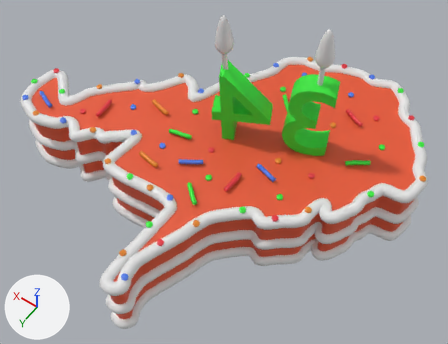
The glTF model resources/models/WVCake.glb: old version first, new version second.
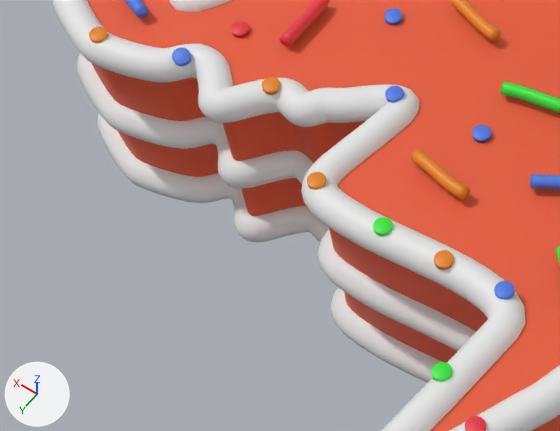
The first picture shows the older version from a 50 mm lens placed at (-2.48, 4.21, 5.01), pointed at (0.03, 0.69, -0.52). The close-ups show both versions on the part from 1% to 42% of the width and 30% to 71% of the height of that picture; other places that the commit changed are outside them. The axes (+X, +Y, +Z) are drawn at lower left. The lights are the same throughout. Where no turn or scale is listed for an object, it has been applied to the vertices.

The first close-up shows 'ConfettiSprinkleMesh.001', 'ConfettiSprinkleMesh.004', 'ConfettiSprinkleMesh2.003', 'ConfettiSprinkleMesh4.002', 'Layer1.001', 'Layer2.001', 'Layer2.002', 'SimplifiedWV.001'.
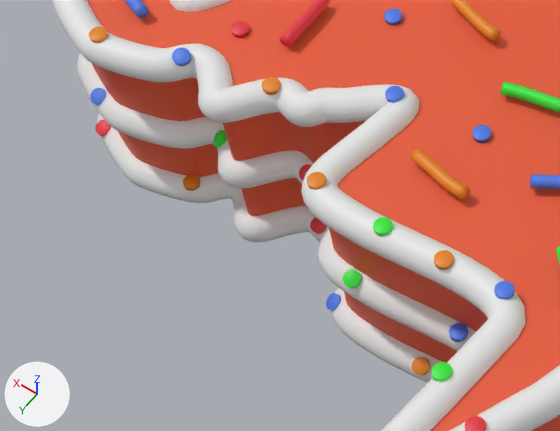
The change in detail:
Mesh me_cylinder_110 is new.
It has 32 vertices, 60 faces and spans x -0.0362..0.0362, y -0.0363..0.0363, z -0.0303..0.0303.
It uses material mat_confettimaterial1 (orange #e7851c).
Mesh me_cylinder_107 is new.
It has 32 vertices, 60 faces and spans x -0.0365..0.0365, y -0.036..0.036, z -0.0136..0.0136.
It uses material mat_confettimaterial1 (orange #e7851c).
Mesh me_cylinder_095 is new.
It has 32 vertices, 60 faces and spans x -0.036..0.036, y -0.0377..0.0377, z -0.0258..0.0258.
It uses material mat_confettimaterial4 (red #e73340).
Mesh me_cylinder_089 is new.
It has 32 vertices, 60 faces and spans x -0.0378..0.0378, y -0.0374..0.0374, z -0.0286..0.0286.
It uses material mat_confettimaterial4 (red #e73340).
Mesh me_cylinder_083 is new.
It has 32 vertices, 60 faces and spans x -0.036..0.036, y -0.0376..0.0376, z -0.0258..0.0258.
It uses material mat_confettimaterial3 (blue #4d79e7).
Mesh me_cylinder_082 is new.
It has 32 vertices, 60 faces and spans x -0.0375..0.0375, y -0.0367..0.0367, z -0.0328..0.0328.
It uses material mat_confettimaterial2 (green #35e739).
Mesh me_cylinder_081 is new.
It has 32 vertices, 60 faces and spans x -0.0373..0.0373, y -0.0371..0.0371, z -0.0282..0.0282.
It uses material mat_confettimaterial4 (red #e73340).
Mesh me_cylinder_080 is new.
It has 32 vertices, 60 faces and spans x -0.0367..0.0367, y -0.036..0.036, z -0.0143..0.0143.
It uses material mat_confettimaterial3 (blue #4d79e7).
Mesh me_cylinder_079 is new.
It has 32 vertices, 60 faces and spans x -0.0377..0.0377, y -0.0377..0.0377, z -0.0271..0.0271.
It uses material mat_confettimaterial2 (green #35e739).
Mesh me_cylinder_111 is new.
It has 32 vertices, 60 faces and spans x -0.038..0.038, y -0.0365..0.0365, z -0.0317..0.0317.
It uses material mat_confettimaterial3 (blue #4d79e7).
Object 'ConfettiDisk.023' (ob_confettidisk_023) is new; it shows me_cylinder_110.
Its location is (0.729, 1.407, -1.285).
Object 'ConfettiDisk.022' (ob_confettidisk_022) is new; it shows me_cylinder_107.
Its location is (2.132, 1.264, -1.274).
Object 'ConfettiDisk4.025' (ob_confettidisk4_025) is new; it shows me_cylinder_095.
Its location is (2.675, 1.259, -1.287).
Object 'ConfettiDisk4.019' (ob_confettidisk4_019) is new; it shows me_cylinder_089.
Its location is (1.539, 1.112, -1.287).
Object 'ConfettiDisk3.020' (ob_confettidisk3_020) is new; it shows me_cylinder_083.
Its location is (2.518, 1.319, -0.922).
Object 'ConfettiDisk.018' (ob_confettidisk_018) is new; it shows me_cylinder_082.
Its location is (1.938, 1.193, -0.923).
Object 'ConfettiDisk4.016' (ob_confettidisk4_016) is new; it shows me_cylinder_081.
Its location is (1.525, 1.116, -0.927).
Object 'ConfettiDisk3.019' (ob_confettidisk3_019) is new; it shows me_cylinder_080.
Its location is (0.52, 1.375, -0.909).
Object 'ConfettiDisk2.022' (ob_confettidisk2_022) is new; it shows me_cylinder_079.
Its location is (1.016, 1.421, -0.909).
Object 'ConfettiDisk3.025' (ob_confettidisk3_025) is new; it shows me_cylinder_111.
Its location is (1.224, 1.371, -1.294).

Pixel boxes [x1, y1, x2, y2] of what changed, in the close-ups (560 x 431 px):
'ConfettiDisk3.019', added
    after: [449, 323, 468, 342]
'ConfettiDisk2.022', added
    after: [343, 269, 362, 288]
'ConfettiDisk.023', added
    after: [412, 357, 430, 375]
'ConfettiDisk.022', added
    after: [183, 175, 200, 191]
'ConfettiDisk3.020', added
    after: [90, 88, 106, 105]
'ConfettiDisk3.025', added
    after: [326, 293, 341, 311]
'ConfettiDisk4.019', added
    after: [310, 217, 327, 234]
'ConfettiDisk4.025', added
    after: [95, 120, 111, 136]
'ConfettiDisk.018', added
    after: [213, 130, 227, 148]
'ConfettiDisk4.016', added
    after: [299, 164, 312, 181]
